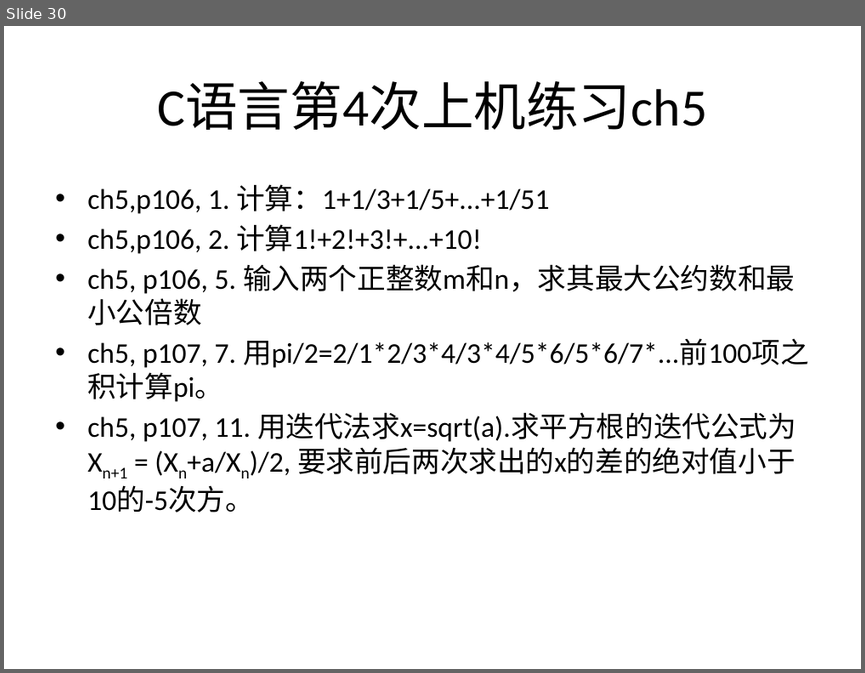
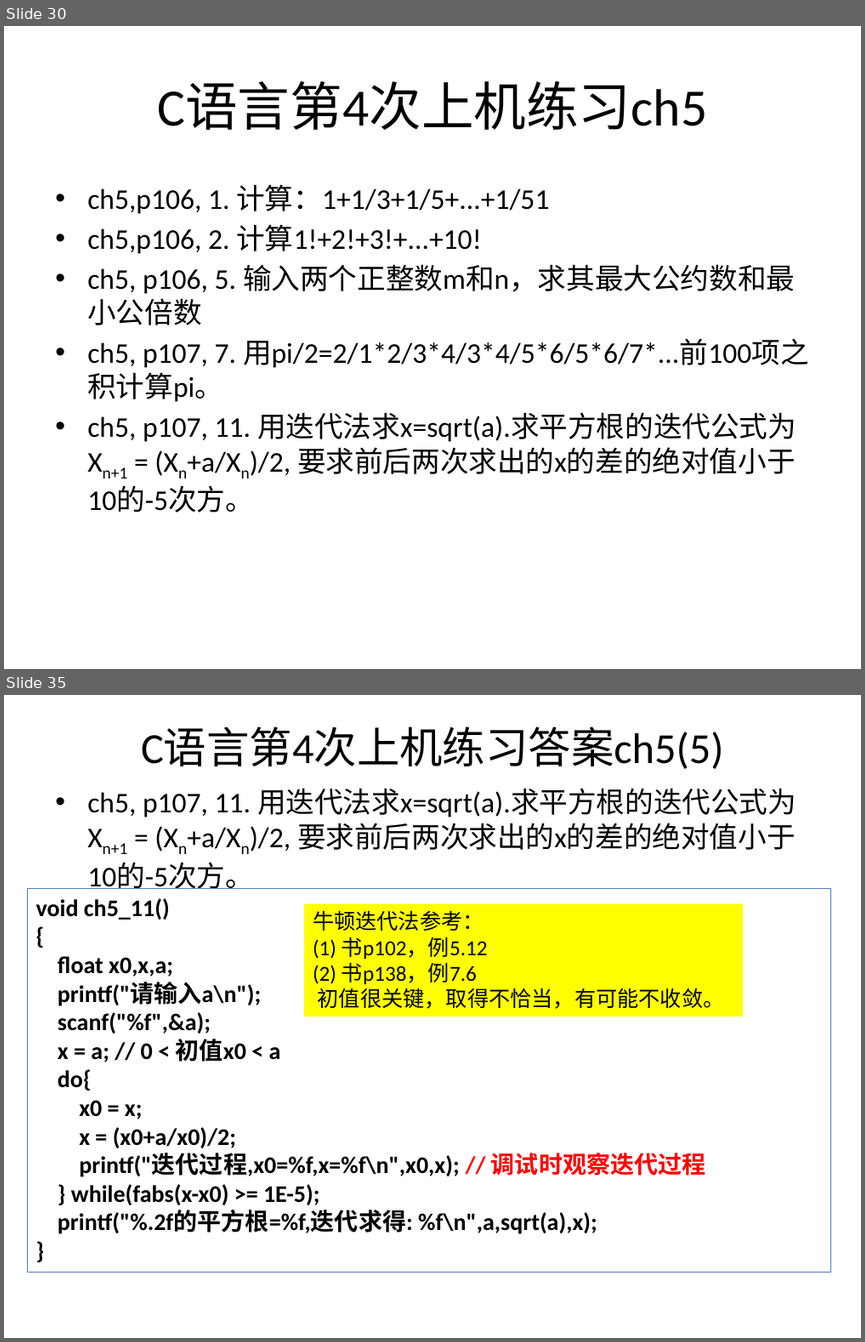
Before and after one commit to jtrfid/C-Repositories, a slide deck: 2016/上机安排.pptx. Shown one above the other, each under a label of ours: slide 30 before the commit, slides 30 and 35 after it; the slides between them are not shown. The pictures are 865x673 and 865x1342 pixels, drawn with LibreOffice and Linux fonts; fonts in the diff are those of the drawing. Boxes give left, top, right and bottom in pixels: in the first picture for what was removed or moved away, otherwise in the second. Text is boxed around its words. In the diff, an @@ line names an element or a change of style, - is before the commit and + after.

Commit message:
修订上机安排

```diff
--- a/2016/上机安排.pptx
+++ b/2016/上机安排.pptx
@@ slide 35 added at [4,695,861,1338], background #FFFFFF @@
@@ title added at [141,727,724,769], 36 pt, text #000000 @@
+C语言第4次上机练习答案ch5(5)
@@ text added at [87,788,796,889], 24 pt, text #000000 @@
+• ch5, p107, 11. 用迭代法求x=sqrt(a).求平方根的迭代公式为 Xn+1 = (Xn+a/Xn)/2, 要求前后两次求出的x的差的绝对值小于10的-5次方。
@@ rectangle added at [28,888,831,1271], outline #4F81BD 0.75 pt, 20 pt, text #000000, bold @@
+void ch5_11()
+{
+float x0,x,a;
+printf("请输入a\n");
+scanf("%f",&a);
+x = a; // 0 < 初值x0 < a
+do{
+x0 = x;
+x = (x0+a/x0)/2;
+printf("迭代过程,x0=%f,x=%f\n",x0,x); // 调试时观察迭代过程
+} while(fabs(x-x0) >= 1E-5);
+printf("%.2f的平方根=%f,迭代求得: %f\n",a,sqrt(a),x);
+}
@@ rectangle added at [304,904,743,1016], fill #FFFF00, 18 pt, text #000000 @@
+牛顿迭代法参考：
+(1) 书p102，例5.12
+(2) 书p138，例7.6
+初值很关键，取得不恰当，有可能不收敛。
```
Also in this commit, not shown: 3 slides changed, 5 other slides added.
